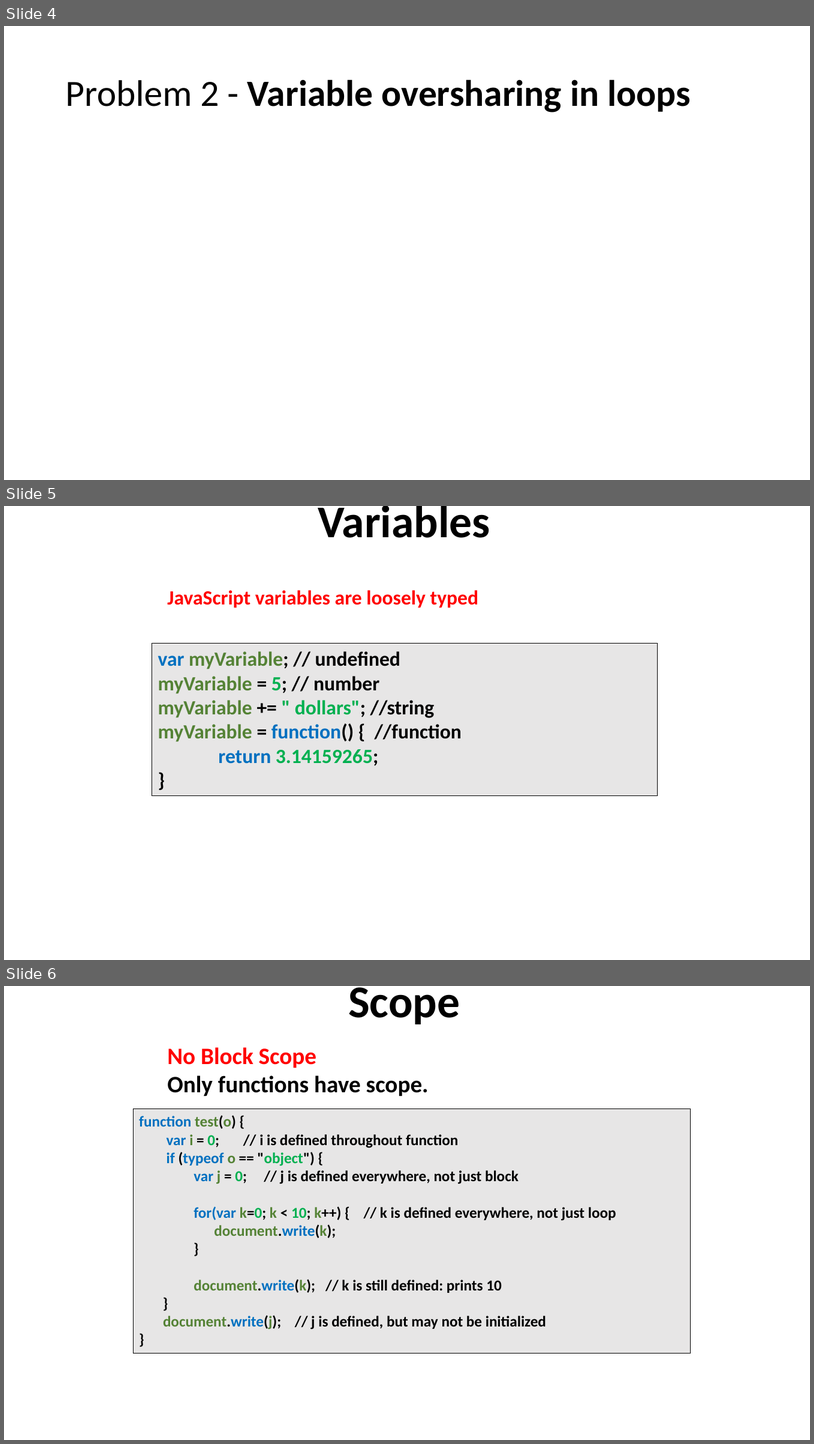
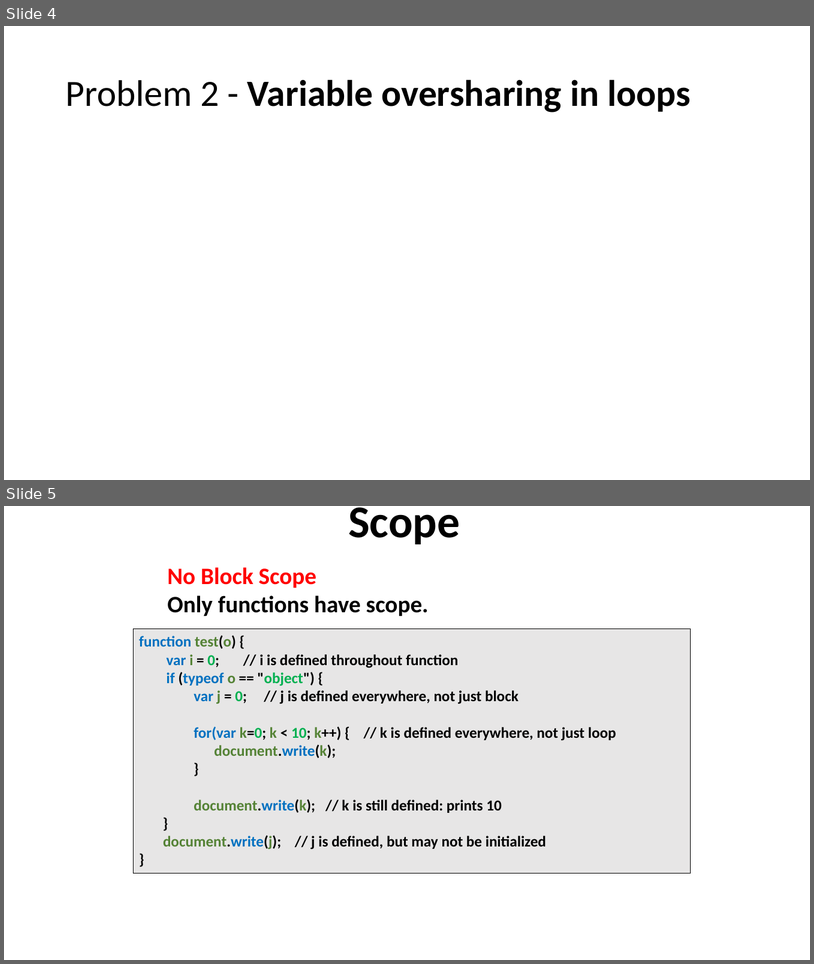
Before and after one commit to dzmitry-varabei/front-end-course, a slide deck: es6/Presentation1.pptx. Shown one above the other, each under a label of ours: slides 4, 5 and 6 before the commit, slides 4 and 5 after it. The pictures are 814x1444 and 814x964 pixels, drawn with LibreOffice and Linux fonts; fonts in the diff are those of the drawing. Boxes give left, top, right and bottom in pixels: in the first picture for what was removed or moved away, otherwise in the second. Text is boxed around its words. In the diff, an @@ line names an element or a change of style, - is before the commit and + after.

```diff
--- a/es6/Presentation1.pptx
+++ b/es6/Presentation1.pptx
@@ slide 5 removed at (4, 506, 810, 960), background #FFFFFF @@
@@ title removed at (318, 506, 491, 538) @@
-Variables
@@ text removed at (167, 590, 479, 608) @@
-JavaScript variables are loosely typed
@@ rectangle removed at (152, 643, 658, 796) @@
-var myVariable; // undefined
-myVariable = 5; // number
-myVariable += " dollars"; //string
-myVariable = function() { //function
-return 3.14159265;
-}
@@ what was slide 6 is now slide 5 @@
```
Also in this commit, not shown: 1 other slide removed, 3 other files.
